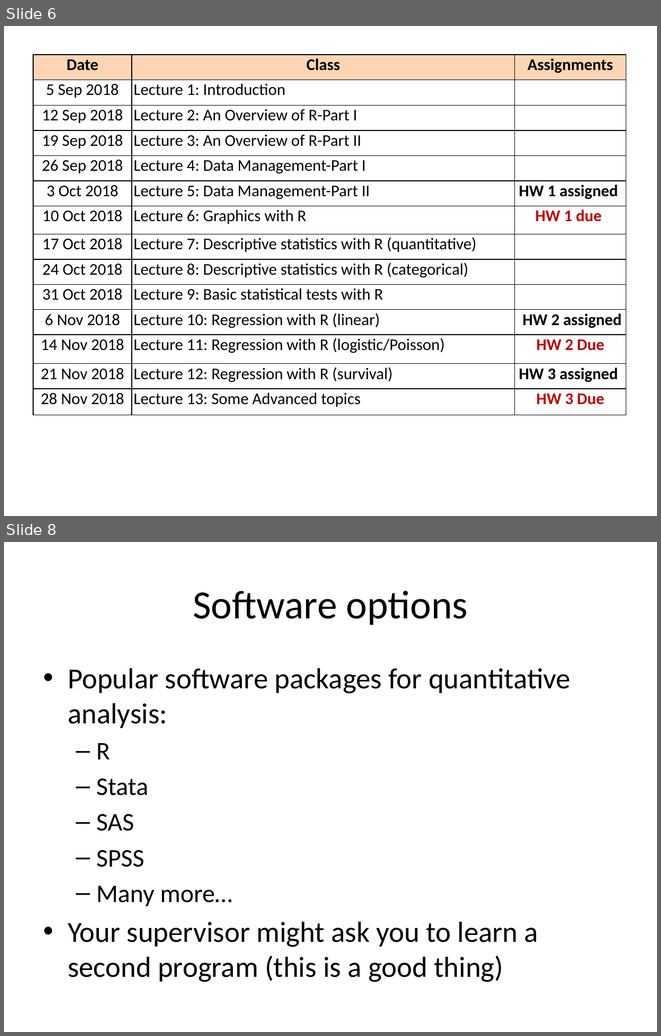
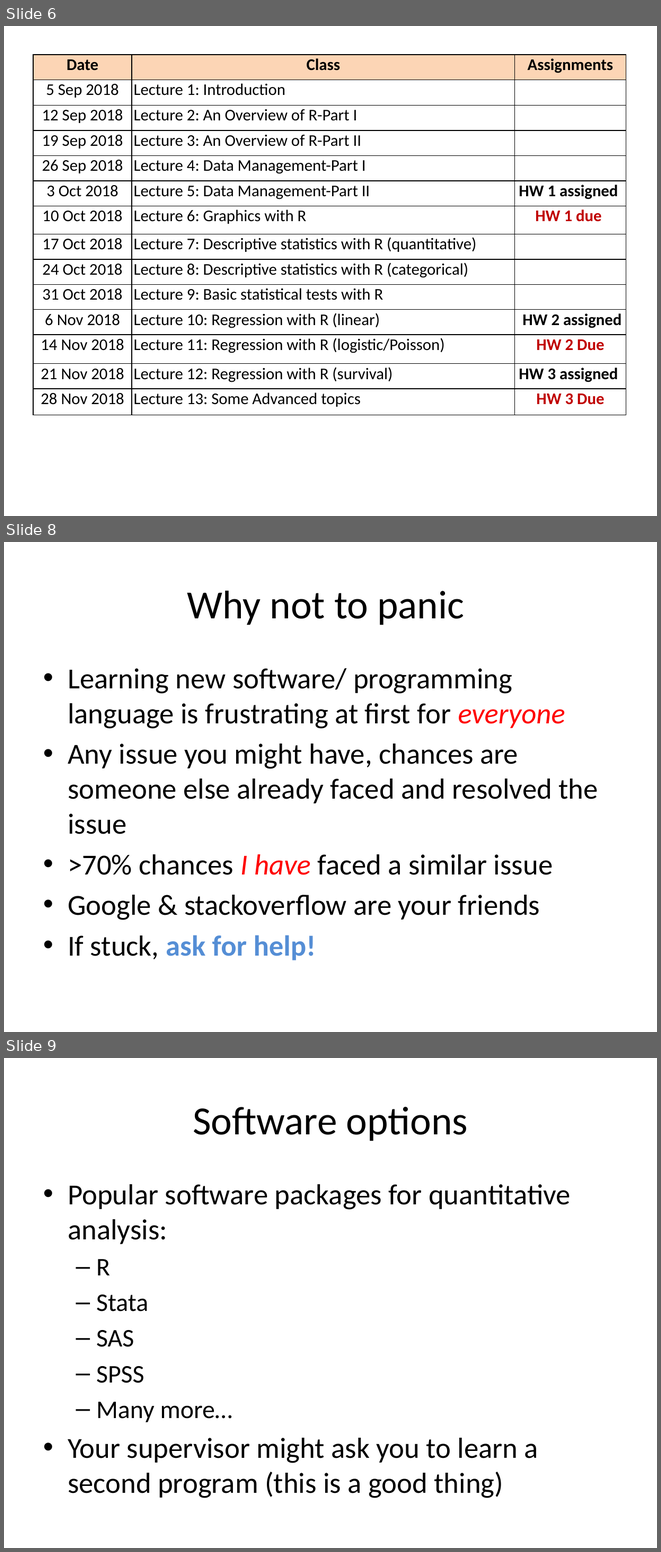
Before and after one commit to asadharis/EPIB613_AH, a slide deck: Lecture 1/Lecture_1_Course details 2019.pptx. Shown one above the other, each under a label of ours: slides 6 and 8 before the commit, slides 6, 8 and 9 after it; the slides between them are not shown. The pictures are 661x1036 and 661x1552 pixels, drawn with LibreOffice and Linux fonts; fonts in the diff are those of the drawing. Boxes give left, top, right and bottom in pixels: in the first picture for what was removed or moved away, otherwise in the second. Text is boxed around its words. In the diff, an @@ line names an element or a change of style, - is before the commit and + after.

Commit message:
Small change to lecture 1A
- added a single slide talking about why not to panic, using google and reaching out to ask for help if needed.

```diff
--- a/Lecture 1/Lecture_1_Course details 2019.pptx
+++ b/Lecture 1/Lecture_1_Course details 2019.pptx
@@ slide 8 added at box(4, 542, 657, 1032), background #FFFFFF @@
@@ title added at box(187, 590, 464, 625), 44 pt, text #000000 @@
+Why not to panic
@@ text added at box(68, 668, 598, 960), 32 pt, text #000000 @@
+• Learning new software/ programming language is frustrating at first for everyone
+• Any issue you might have, chances are someone else already faced and resolved the issue
+• >70% chances I have faced a similar issue
+• Google & stackoverflow are your friends
+• If stuck, ask for help!
@@ what was slide 8 is now slide 9 @@
```
Also in this commit, not shown: 1 slide changed, 1 other file.
